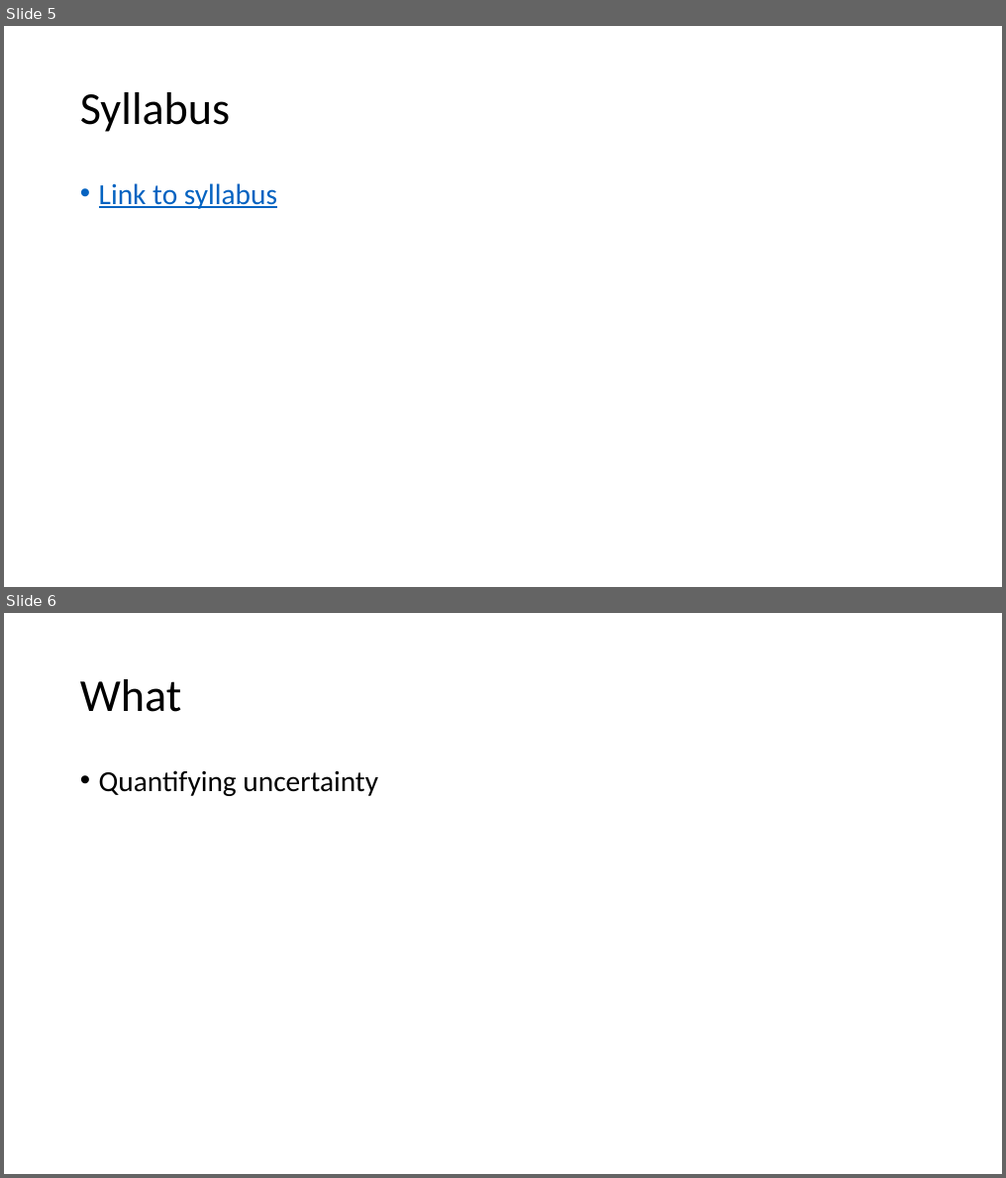
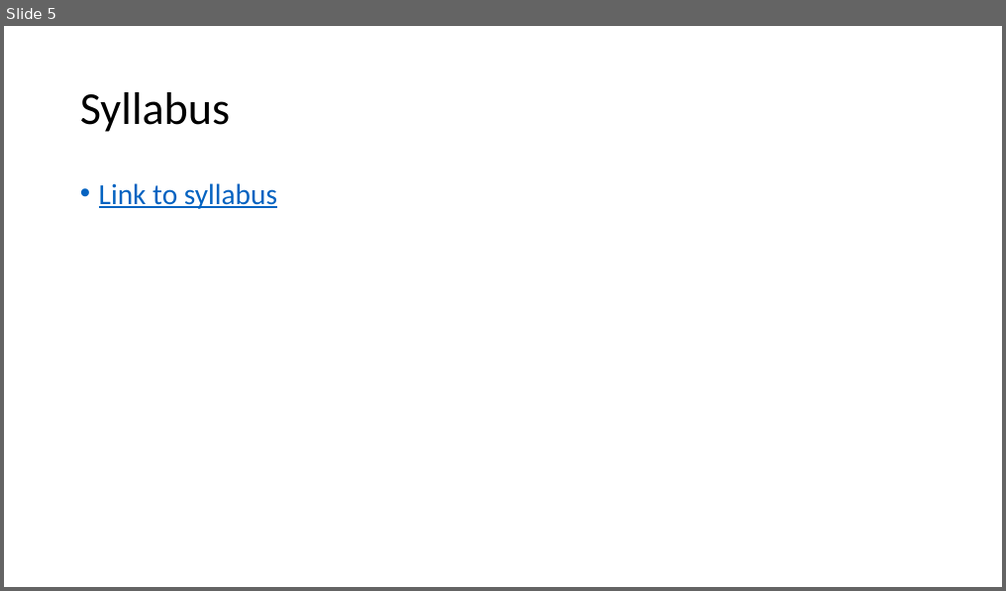
Before and after one commit to cecilialeiqi/cecilialeiqi.github.io, a slide deck: Probability_and_Statistics.pptx. Shown one above the other, each under a label of ours: slides 5 and 6 before the commit, slide 5 after it. The pictures are 1006x1178 and 1006x591 pixels, drawn with LibreOffice and Linux fonts; fonts in the diff are those of the drawing. Boxes give left, top, right and bottom in pixels: in the first picture for what was removed or moved away, otherwise in the second. Text is boxed around its words. In the diff, an @@ line names an element or a change of style, - is before the commit and + after.

```diff
--- a/Probability_and_Statistics.pptx
+++ b/Probability_and_Statistics.pptx
@@ slide 6 removed at <box>4,613,1002,1174</box>, background #FFFFFF @@
@@ title removed at <box>80,679,181,712</box> @@
-What
@@ text removed at <box>99,770,378,796</box> @@
-• Quantifying uncertainty
```
Also in this commit, not shown: 2 slides changed.
